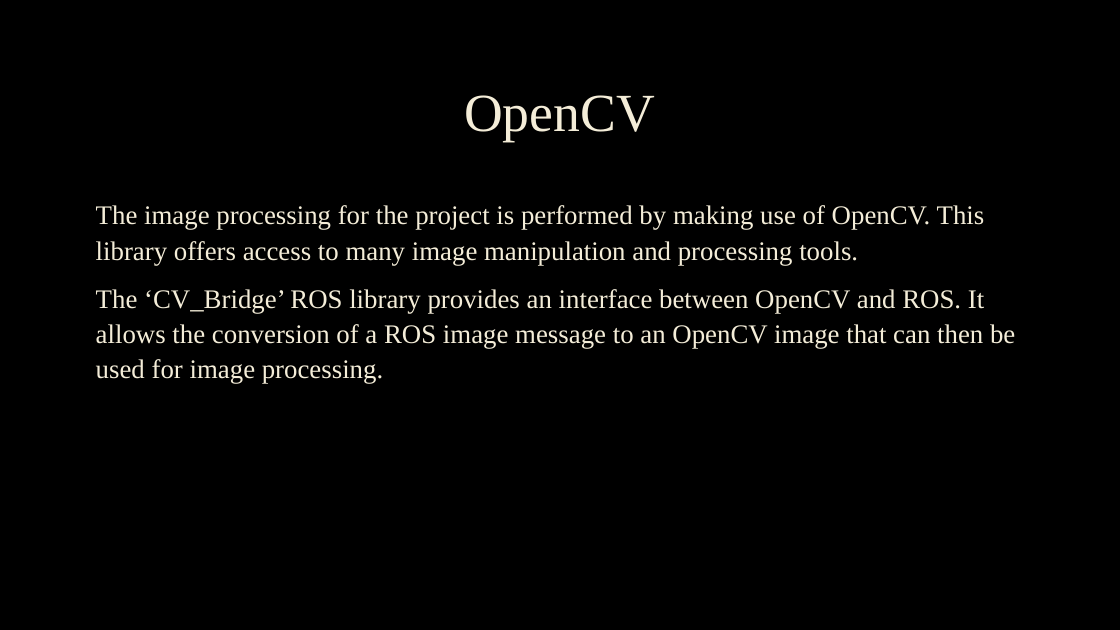
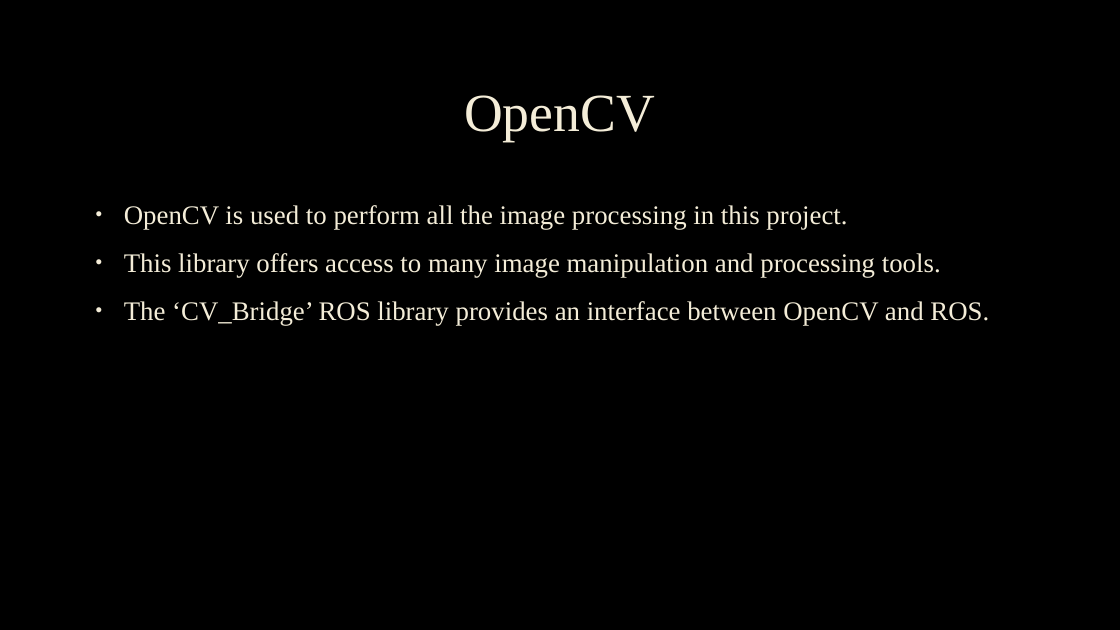
Before and after one commit to RealistikG/jow102_mmp, a slide deck: slide 6 of Mid_project_demo.pptx. Drawn at 1120x630 pixels with LibreOffice and Linux fonts; fonts in the diff are those of the drawing; background and template pictures are left out. Boxes give left, top, right and bottom in pixels: in the first picture for what was removed or moved away, otherwise in the second. Text is boxed around its words. In the diff, an @@ line names an element or a change of style, - is before the commit and + after.

```diff
--- a/Mid_project_demo.pptx
+++ b/Mid_project_demo.pptx
@@ text at [124, 205, 989, 326]: text changed @@
-The image processing for the project is performed by making use of OpenCV. This library offers access to many image manipulation and processing tools.
-The ‘CV_Bridge’ ROS library provides an interface between OpenCV and ROS. It allows the conversion of a ROS image message to an OpenCV image that can then be used for image processing.
+• OpenCV is used to perform all the image processing in this project.
+• This library offers access to many image manipulation and processing tools.
+• The ‘CV_Bridge’ ROS library provides an interface between OpenCV and ROS.
```
Also in this commit, not shown: 3 other slides changed.
